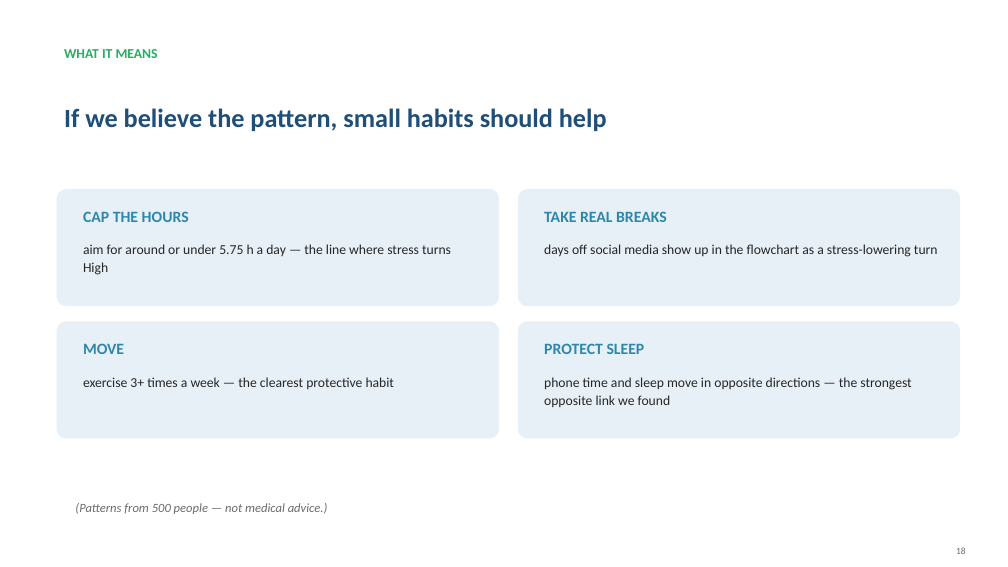
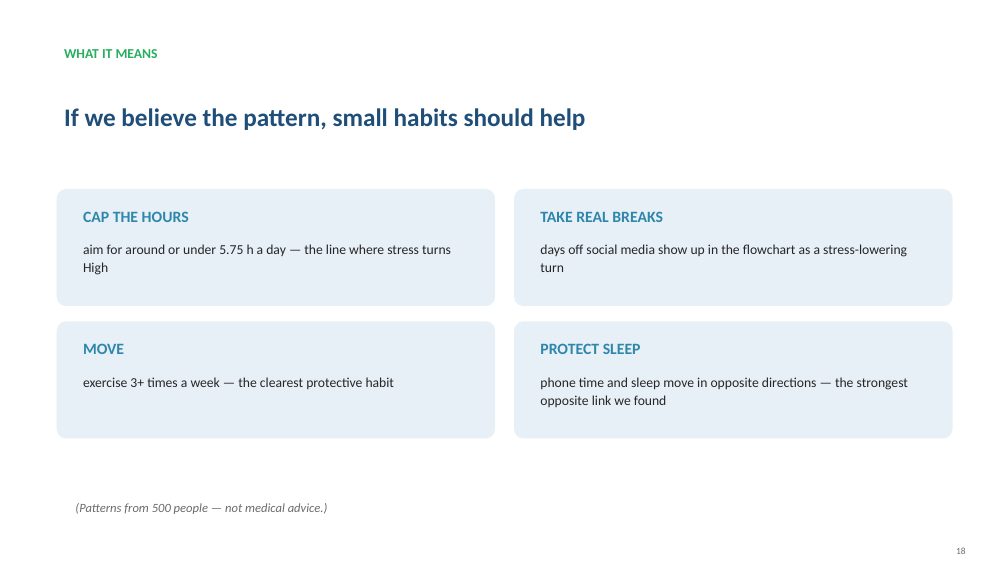
Before and after one commit to jaismine19/social-media-stress-analysis, a slide deck: slide 18 of presentation/Social_Media_Stress_Presentation.pptx. Drawn at 1008x567 pixels with LibreOffice and Linux fonts; fonts in the diff are those of the drawing. Boxes give left, top, right and bottom in pixels: in the first picture for what was removed or moved away, otherwise in the second. Text is boxed around its words. In the diff, an @@ line names an element or a change of style, - is before the commit and + after.

Commit message:
Enforce strict layout grid: identical margins, panel sizes, chip positions and takeaway bars on every slide

```diff
--- a/presentation/Social_Media_Stress_Presentation.pptx
+++ b/presentation/Social_Media_Stress_Presentation.pptx
@@ text "If we believe the pattern, ..." at [64,108,586,130]: size 25 to 24 pt @@
@@ rounded rectangle: place and size @@
-rounded rectangle at [57,189,499,306]
+rounded rectangle at [57,189,495,306]
@@ rounded rectangle: place and size @@
-rounded rectangle at [518,189,960,306]
+rounded rectangle at [514,189,953,306]
@@ text "TAKE REAL BREAKS": place and size @@
-text "TAKE REAL BREAKS" at [544,211,667,222]
+text "TAKE REAL BREAKS" at [540,211,663,222]
@@ text "days off social media show ..." rewrapped from [544,244,938,257] to [540,244,907,272] @@
@@ rounded rectangle: place and size @@
-rounded rectangle at [57,321,499,439]
+rounded rectangle at [57,321,495,439]
@@ rounded rectangle: place and size @@
-rounded rectangle at [518,321,960,439]
+rounded rectangle at [514,321,953,439]
@@ text "PROTECT SLEEP": place and size @@
-text "PROTECT SLEEP" at [544,343,645,354]
+text "PROTECT SLEEP" at [540,343,641,354]
@@ text "phone time and sleep move ...": place and size @@
-text "phone time and sleep move ..." at [544,377,911,407]
+text "phone time and sleep move ..." at [540,377,908,407]
```
Also in this commit, not shown: 18 other slides changed.
